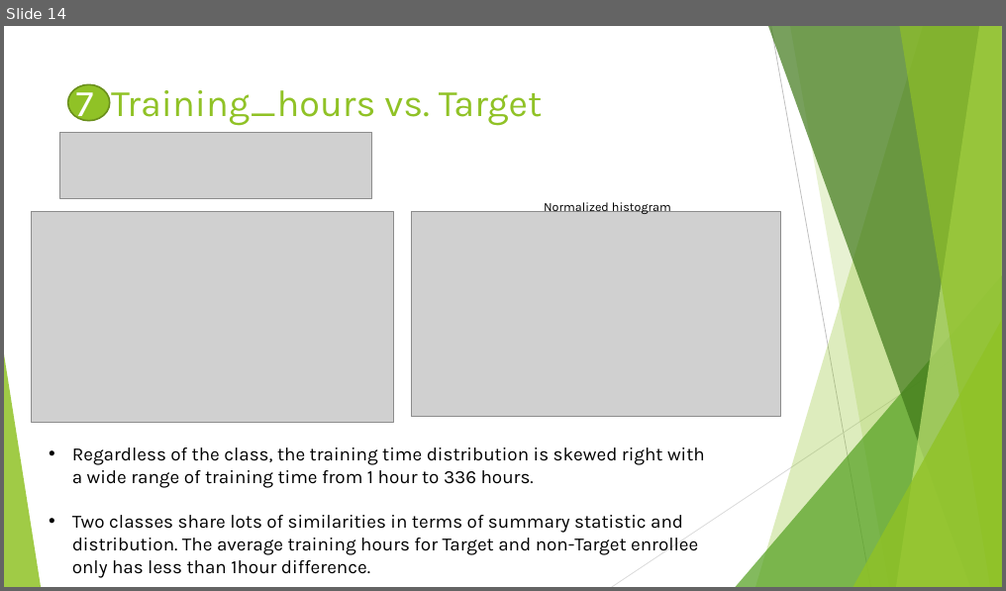
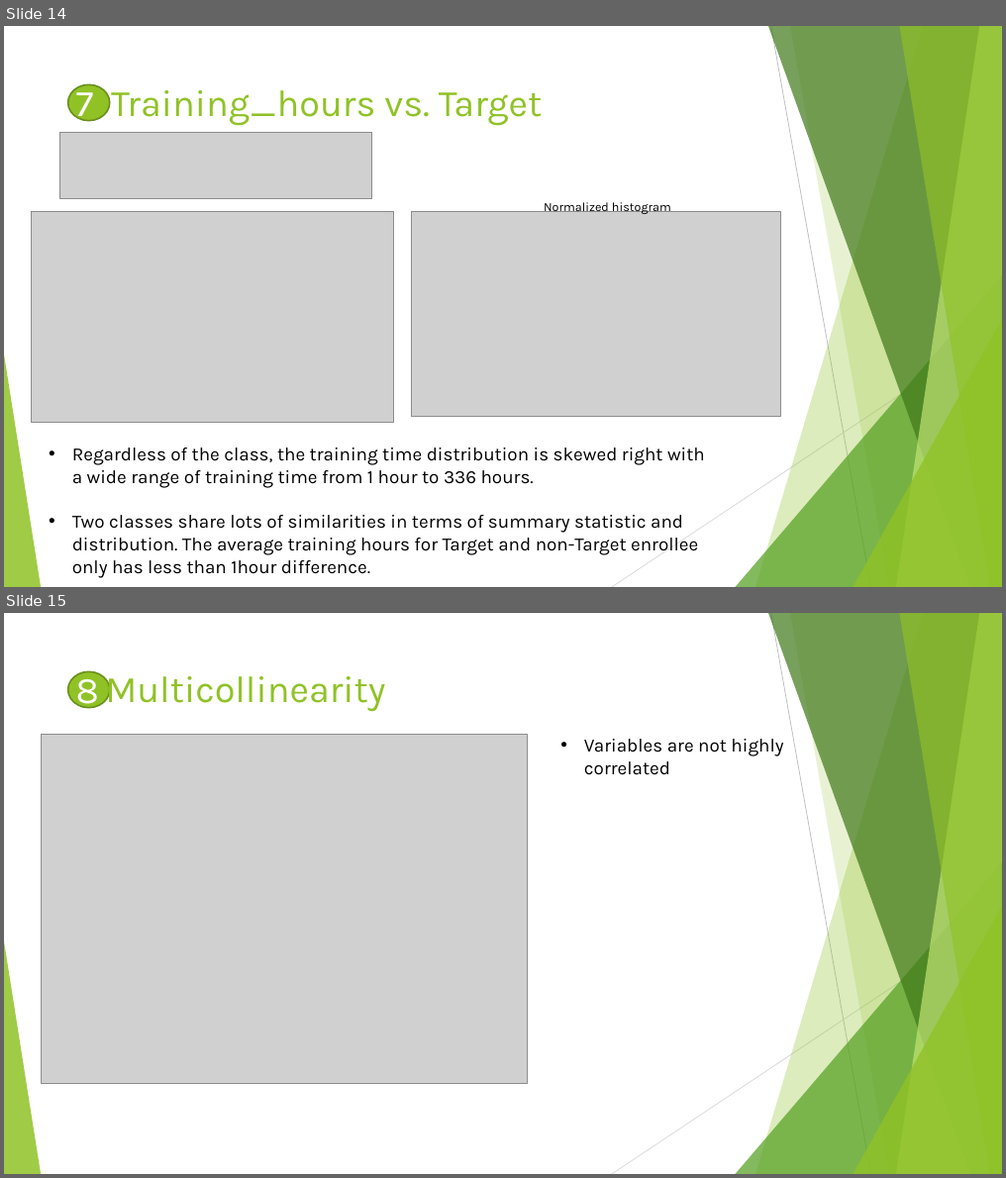
Before and after one commit to yoyo6022/Detecting_Potential_Candidate_Springboard_Capstone2, a slide deck: reports/Presentation.pptx. Shown one above the other, each under a label of ours: slide 14 before the commit, slides 14 and 15 after it. The pictures are 1006x591 and 1006x1178 pixels, drawn with LibreOffice and Linux fonts; fonts in the diff are those of the drawing; grey boxes stand for pictures. Boxes give left, top, right and bottom in pixels: in the first picture for what was removed or moved away, otherwise in the second. Text is boxed around its words. In the diff, an @@ line names an element or a change of style, - is before the commit and + after.

```diff
--- a/reports/Presentation.pptx
+++ b/reports/Presentation.pptx
@@ slide 15 added at (4,613,1002,1174), background #FFFFFF; not listed: 10 template elements that a slide beside it also shows @@
@@ ellipse added at (67,671,110,707), fill #90C226, outline #6B901C 1.5 pt @@
@@ title added at (76,669,207,713), 36 pt, text #FFFFFF @@
+8 Multi
@@ text added at (105,676,385,711), 36 pt, text #90C226 @@
+Multicollinearity
@@ picture added at (42,735,528,1084) @@
@@ text added at (584,739,783,775), 18 pt, text #000000 @@
+• Variables are not highly correlated
```
Also in this commit, not shown: 1 slide changed, 1 other slide added, 1 other file.
